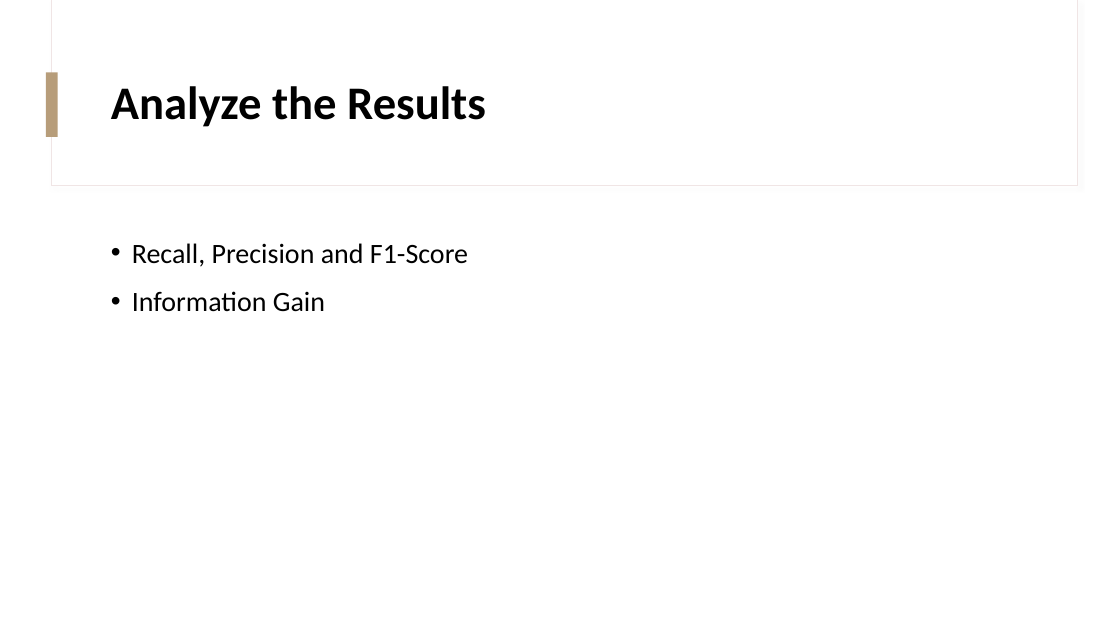
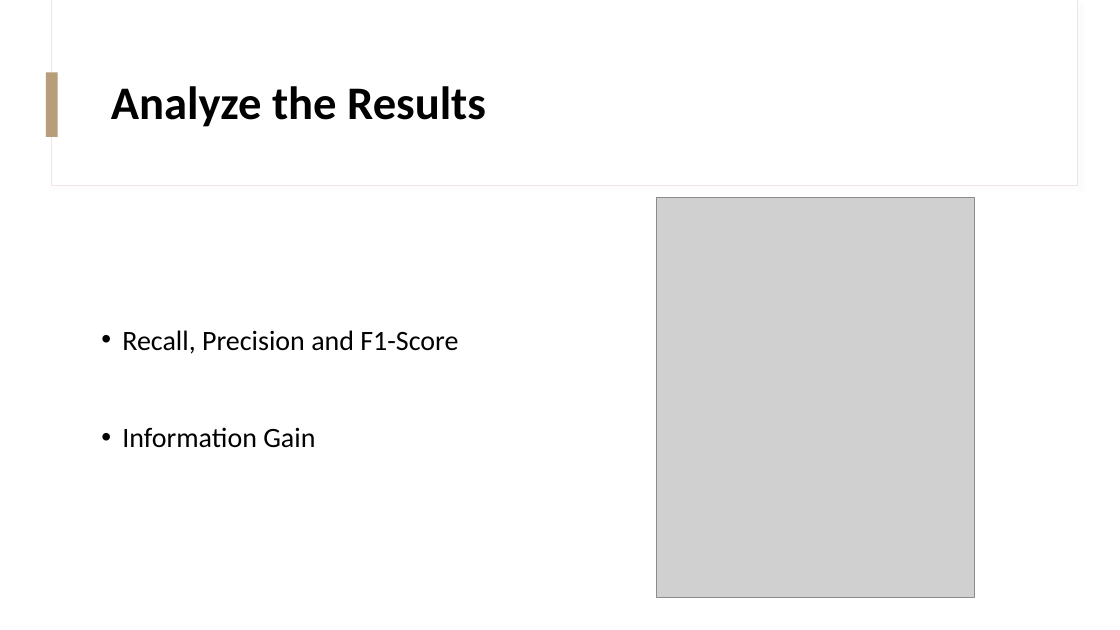
Before and after one commit to KhaledBadran/SOEN7481_Project, a slide deck: slide 7 of A Combined Approach to Detect a Flaky Tests in Python Presentation.pptx. Drawn at 1120x630 pixels with LibreOffice and Linux fonts; fonts in the diff are those of the drawing; grey boxes stand for pictures. Boxes give left, top, right and bottom in pixels: in the first picture for what was removed or moved away, otherwise in the second. Text is boxed around its words. In the diff, an @@ line names an element or a change of style, - is before the commit and + after.

```diff
--- a/A Combined Approach to Detect a Flaky Tests in Python Presentation.pptx
+++ b/A Combined Approach to Detect a Flaky Tests in Python Presentation.pptx
@@ picture added at (x1=657, y1=197, x2=975, y2=597) @@
@@ text "Recall, Precision and F1-Score" rewrapped from (x1=132, y1=243, x2=468, y2=312) to (x1=122, y1=330, x2=458, y2=448) @@
```
Also in this commit, not shown: 3 other slides changed.
